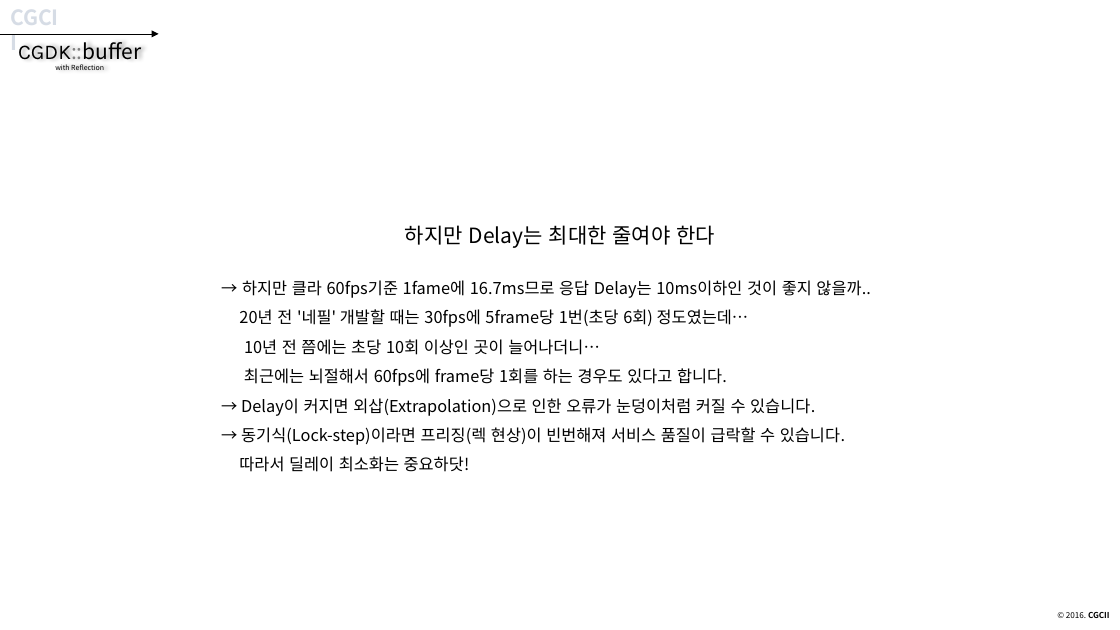
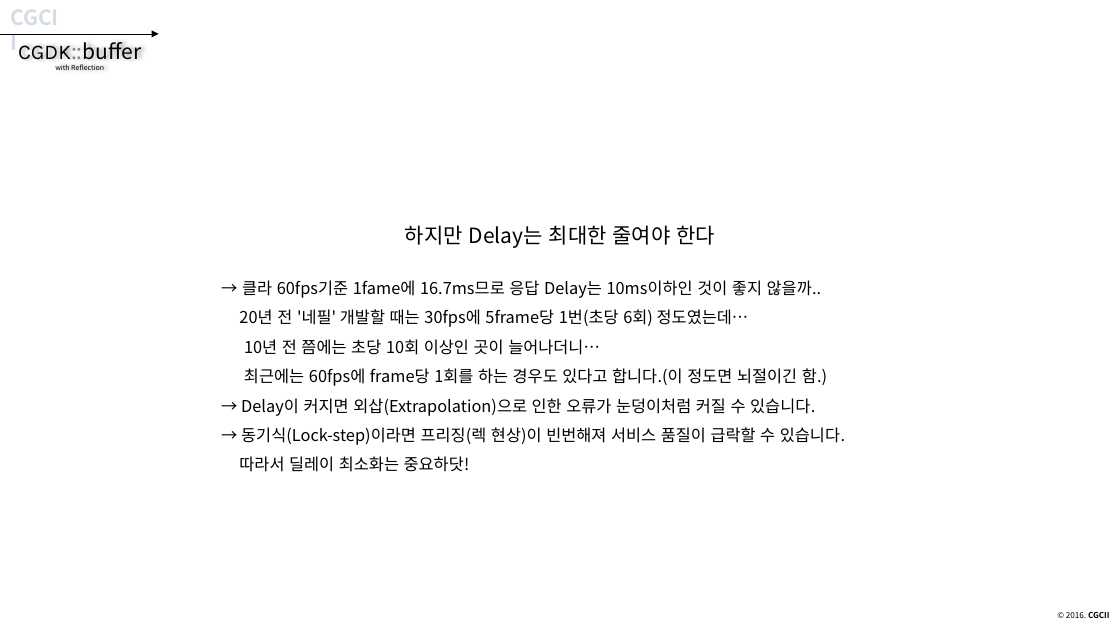
Before and after one commit to CGLabs/CGDK.buffer, a slide deck: slide 13 of C++/document/intruduce_CGDK.buffer.pptx. Drawn at 1120x630 pixels with LibreOffice and Linux fonts; fonts in the diff are those of the drawing. Boxes give left, top, right and bottom in pixels: in the first picture for what was removed or moved away, otherwise in the second. Text is boxed around its words. In the diff, an @@ line names an element or a change of style, - is before the commit and + after.

```diff
--- a/C++/document/intruduce_CGDK.buffer.pptx
+++ b/C++/document/intruduce_CGDK.buffer.pptx
@@ text at [239,280,827,386]: text changed @@
-→ 하지만 클라 60fps기준 1fame에 16.7ms므로 응답 Delay는 10ms이하인 것이 좋지 않을까..
-20년 전 '네필' 개발할 때는 30fps에 5frame당 1번(초당 6회) 정도였는데…
-10년 전 쯤에는 초당 10회 이상인 곳이 늘어나더니…
-최근에는 뇌절해서 60fps에 frame당 1회를 하는 경우도 있다고 합니다.
+→ 클라 60fps기준 1fame에 16.7ms므로 응답 Delay는 10ms이하인 것이 좋지 않을까..
+20년 전 '네필' 개발할 때는 30fps에 5frame당 1번(초당 6회) 정도였는데…
+10년 전 쯤에는 초당 10회 이상인 곳이 늘어나더니…
+최근에는 60fps에 frame당 1회를 하는 경우도 있다고 합니다.(이 정도면 뇌절이긴 함.)
```
Also in this commit, not shown: 17 other slides changed, 1 slide removed.
